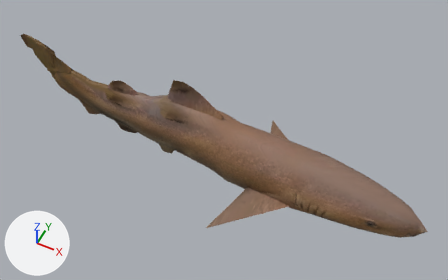
The glTF model public/aqua/models/fish/nurse_shark.glb as it was, and as the next commit left it.
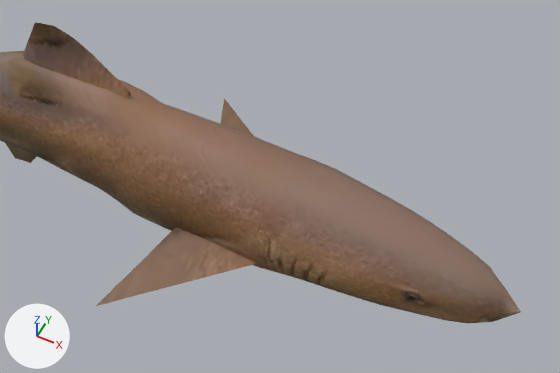
There are two pictures of each version: one whole from a 50 mm camera at (6088.595, -1.643, -75.377) aimed at (6087.77, 0.007, -77.439), one close up on the part from 35% to 100% of the width and 24% to 94% of the height. Arrows for +X, +Y and +Z are at lower left; the lights stay in place. The last two pictures show the newer version. Vertices at exactly the same position are counted once.

Before the edit, the objects in view are built like this:
```python
me_nurse_shark = bpy.data.meshes.new('nurse_shark')
me_nurse_shark.from_pydata(...)  # 950 vertices, 1756 faces; spans x 6086.7..6088.71, y -0.36..0.36, z -77.68..-77.16
me_nurse_shark.materials.append(mat_painted_pbr_atlas)  # picture img_nurse_shark_basecolor
ob_nurse_shark = bpy.data.objects.new('nurse_shark', me_nurse_shark)
ob_nurse_shark.location = (0.0, 0.0, 0.0)
```
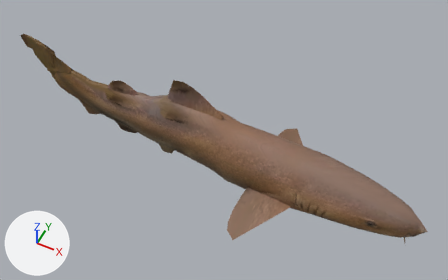
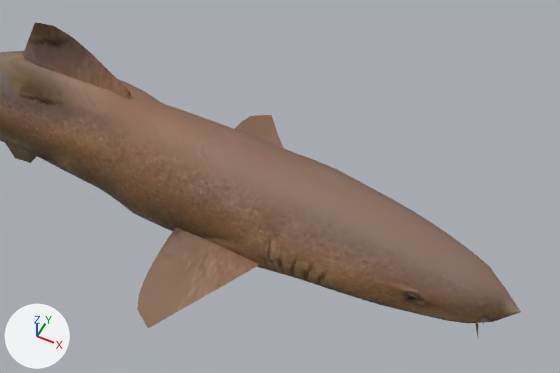
Changed parts and their boxes (x1, y1, x2, y2) in the close-ups (560 x 373 px; the box of a moved part takes in the faces that stretch with it):
'nurse_shark', reshaped: before (0, 22, 521, 323); after (0, 22, 521, 337)
part 1 of me_nurse_shark, moved or reshaped: before (107, 106, 257, 300); after (137, 116, 281, 320)

What the commit changed:
me_nurse_shark is used by ob_nurse_shark; location (0.0, 0.0, 0.0).
me_nurse_shark had 950 vertices, 1756 faces and spanned x 6086.7..6088.71, y -0.36..0.36, z -77.68..-77.16.
me_nurse_shark now has 1000 vertices, 1840 faces and spans x 6086.7..6088.71, y -0.36..0.36, z -77.68..-77.16.
Part 1, on me_nurse_shark:
6 vertices are removed from x 6087.88..6087.9, y -0.29..0.29, z -77.58..-77.57.
96 faces are deleted.
16 vertices in x 6087.91..6088.12, y -0.2..0.2, z -77.57..-77.55 move by (0.02, 0.0, 0.0).
14 vertices in x 6087.92..6088.08, y -0.17..0.17, z -77.56..-77.55 move by (0.01, 0.0, 0.0).
14 vertices in x 6087.87..6087.98, y -0.32..0.32, z -77.59..-77.56 move by (0.08, 0.0, 0.0).
14 vertices in x 6087.88..6087.97, y -0.32..0.32, z -77.59..-77.58 move by (0.09, 0.0, 0.0).
8 vertices in x 6087.9..6087.98, y -0.29..0.29, z -77.58..-77.57 move by (0.06, 0.0, 0.0).
6 vertices in x 6088.0..6088.09, y -0.17..0.17, z -77.56..-77.55 move by (0.03, 0.0, 0.0).
24 vertices move from x 6087.86..6088.05, y -0.36..0.36, z -77.59..-77.56 to x 6087.96..6088.1, y -0.36..0.36, z -77.59..-77.56.
6 vertices are added at (6087.97, 0.23, -77.57), (6088.0, 0.26, -77.58), (6087.97, -0.23, -77.57), (6088.0, -0.26, -77.58), (6088.03, 0.29, -77.58), (6088.03, -0.29, -77.58).
96 new faces join them.
Other edits to the shape of me_nurse_shark do not show in these pictures.
